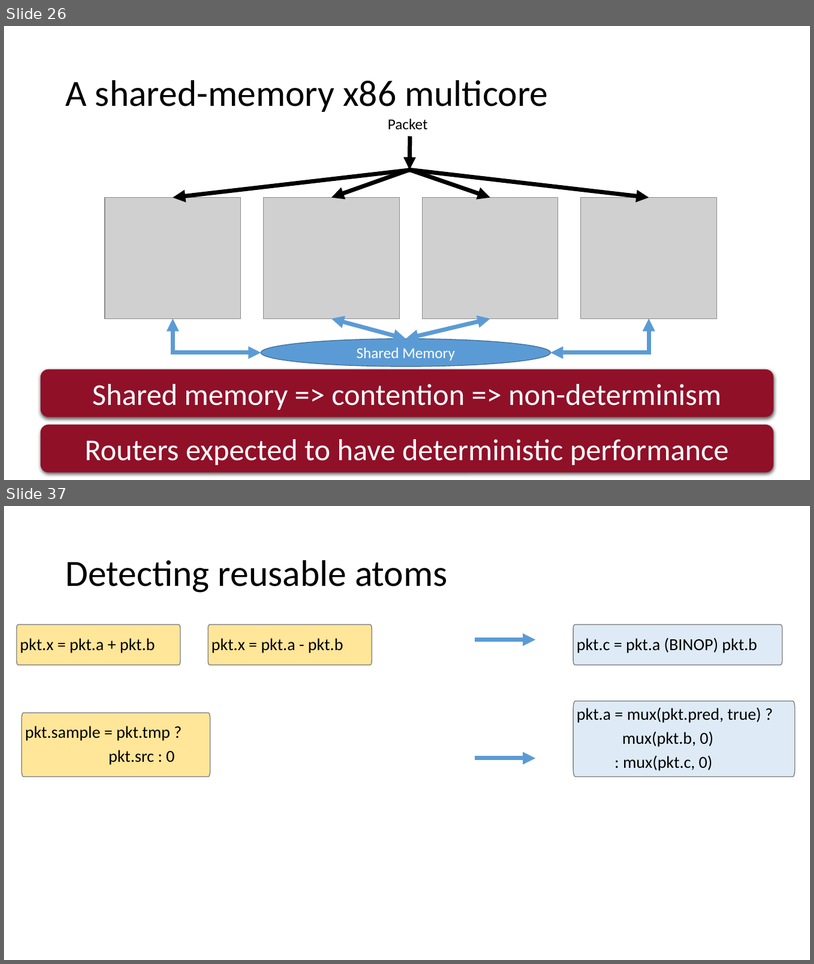
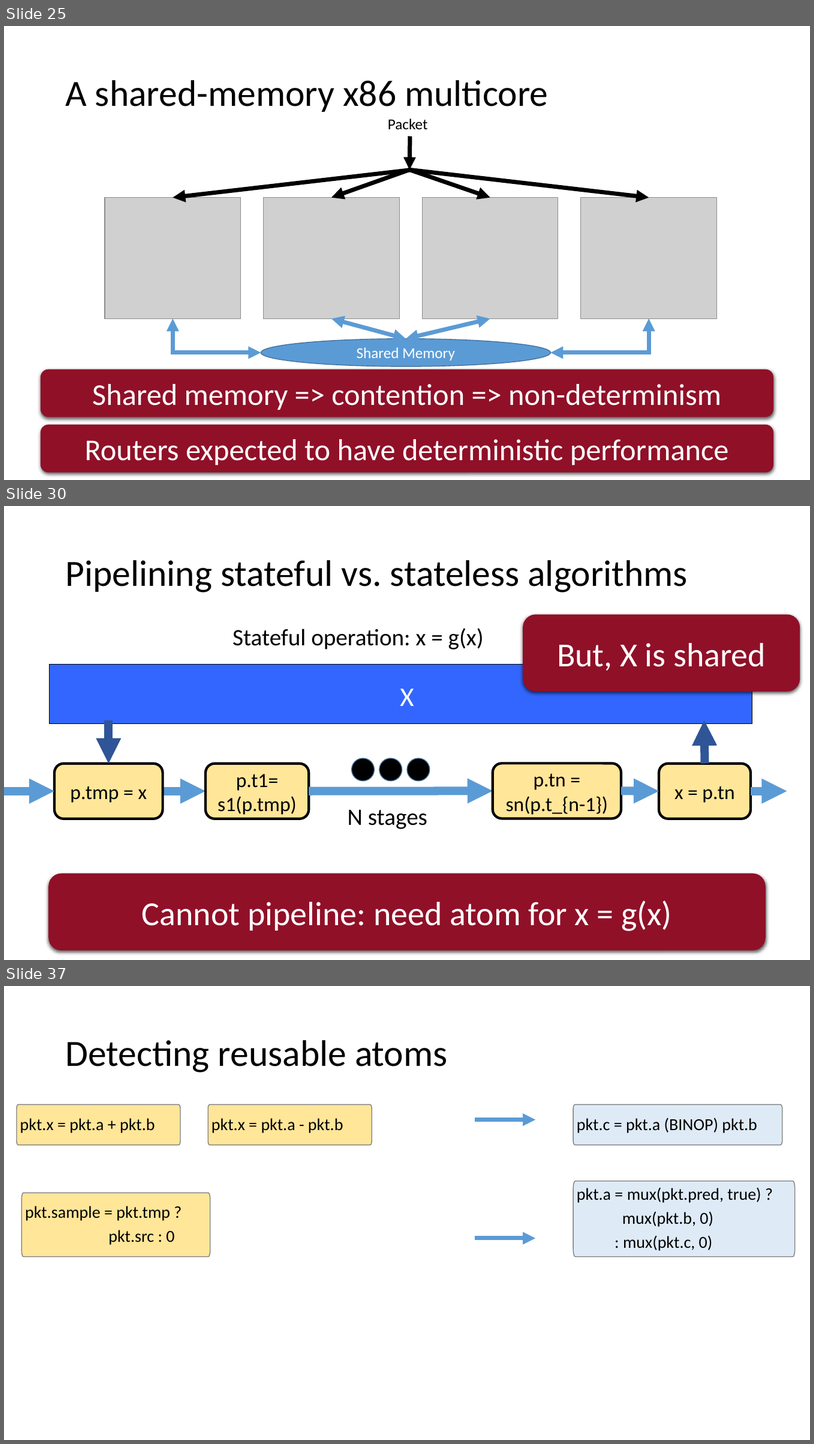
Before and after one commit to anirudhSK/pifo-domino-marple-ppts, a slide deck: combined_domino_pifo.pptx. Shown one above the other, each under a label of ours: slides 26 and 37 before the commit, slides 25, 30 and 37 after it; the slides between them are not shown. The pictures are 814x964 and 814x1444 pixels, drawn with LibreOffice and Linux fonts; fonts in the diff are those of the drawing; grey boxes stand for pictures. Boxes give left, top, right and bottom in pixels: in the first picture for what was removed or moved away, otherwise in the second. Text is boxed around its words. In the diff, an @@ line names an element or a change of style, - is before the commit and + after.

```diff
--- a/combined_domino_pifo.pptx
+++ b/combined_domino_pifo.pptx
@@ slide 30 added at (4, 506, 810, 960), background #FFFFFF @@
@@ title added at (65, 560, 687, 592), 44 pt, text #000000 @@
+Pipelining stateful vs. stateless algorithms
@@ text added at (233, 628, 484, 649), 28 pt, text #000000 @@
+  Stateful operation: x = g(x)
@@ rounded rectangle added at (523, 614, 800, 691), fill #901028, 40 pt, text #FFFFFF @@
+But, X is shared
@@ rectangle added at (50, 664, 752, 724), fill #3366FF, outline #000000 0.5 pt @@
@@ text added at (400, 688, 414, 706), 32 pt, text #FFFFFF @@
+X
@@ arrow added from (108, 720) to (108, 763), #2F5597 10 pt @@
@@ arrow added from (705, 763) to (705, 720), #2F5597 10 pt @@
@@ ellipse added at (352, 758, 375, 781), fill #000000, outline #43739E 1 pt @@
@@ ellipse added at (380, 758, 402, 781), fill #000000, outline #43739E 1 pt @@
@@ ellipse added at (408, 758, 431, 781), fill #000000, outline #43739E 1 pt @@
@@ rounded rectangle added at (493, 763, 621, 818), fill #FFE699, outline #000000 3 pt, 24 pt, text #000000 @@
+p.tn =
+sn(p.t_{n-1})
@@ arrow added from (621, 791) to (659, 791), #5B9BD5 10 pt @@
@@ group added at (4, 763, 788, 818): 4 arrows, 3 rounded rectangles @@
+p.tmp = x
+p.t1=
+s1(p.tmp)
+x = p.tn
@@ text added at (348, 810, 428, 829), 28 pt, text #000000 @@
+N stages
@@ rounded rectangle added at (49, 873, 766, 950), fill #901028, 40 pt, text #FFFFFF @@
+Cannot pipeline: need atom for x = g(x)
@@ what was slide 26 is now slide 25 @@
```
Also in this commit, not shown: 24 slides changed, 5 other slides added, 4 slides removed.
